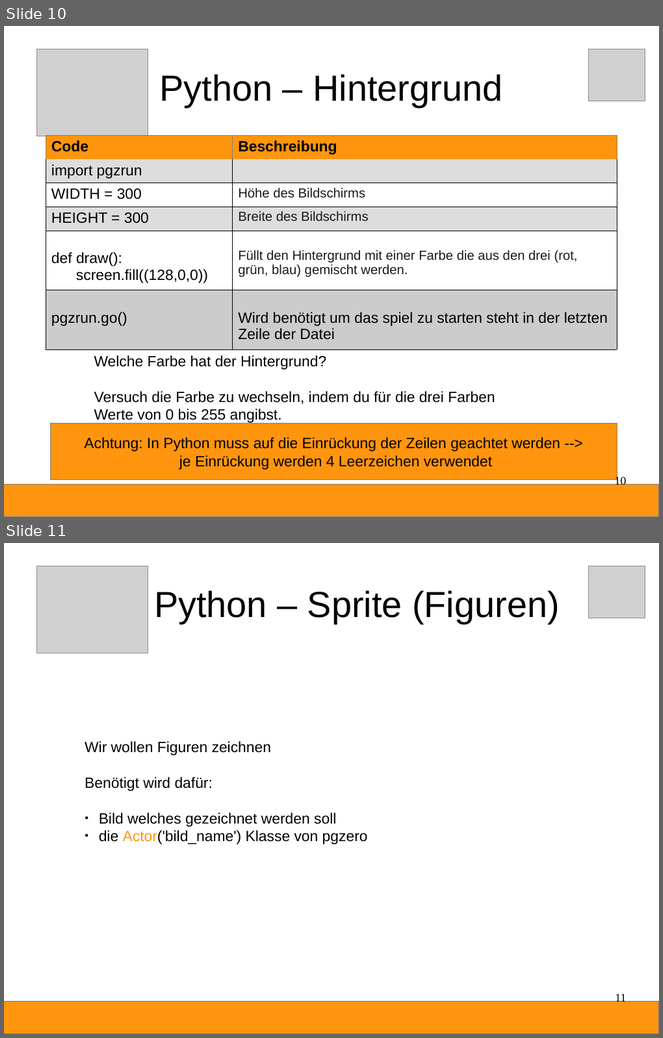
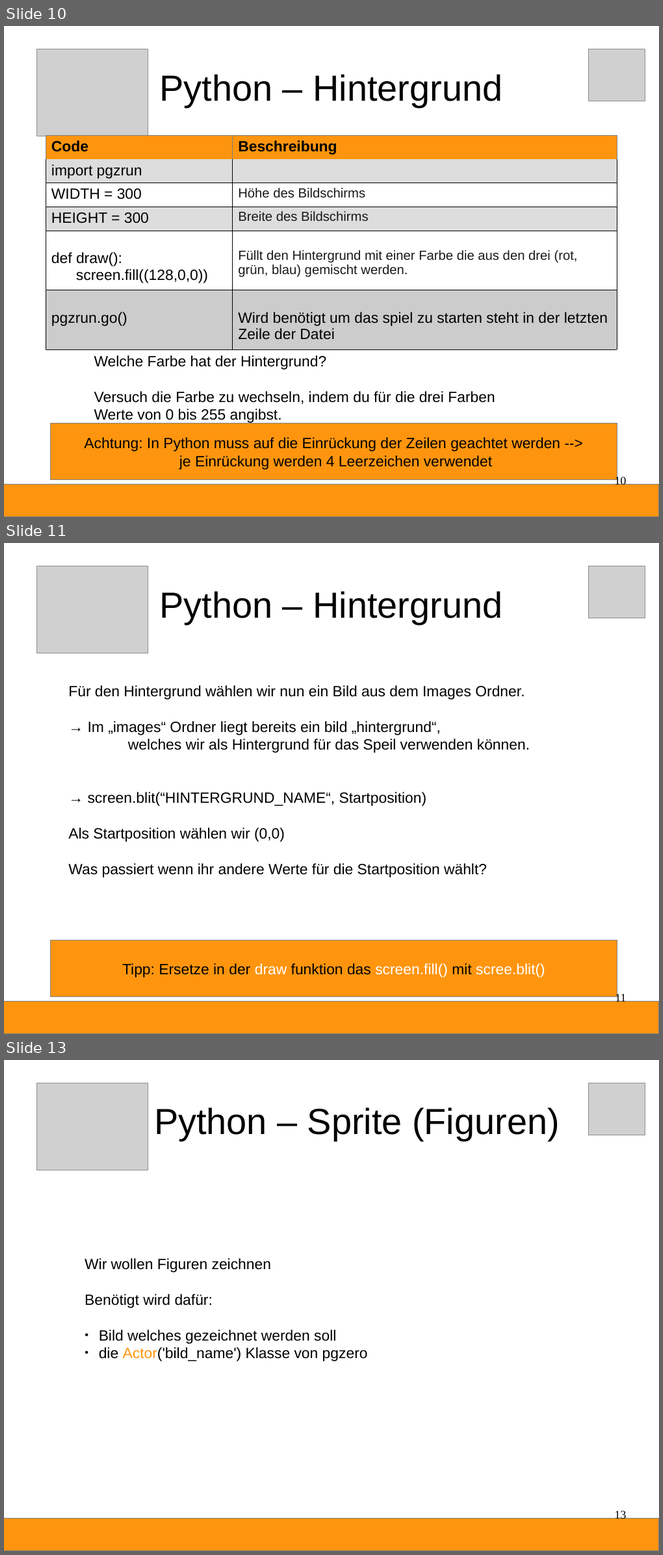
Before and after one commit to Devoxx4KidsDE/python-games, a slide deck: fruchthuhn/Python-Anleitung.odp. Shown one above the other, each under a label of ours: slides 10 and 11 before the commit, slides 10, 11 and 13 after it; the slides between them are not shown. The pictures are 663x1038 and 663x1555 pixels, drawn with LibreOffice and Linux fonts; fonts in the diff are those of the drawing; grey boxes stand for pictures. Boxes give left, top, right and bottom in pixels: in the first picture for what was removed or moved away, otherwise in the second. Text is boxed around its words. In the diff, an @@ line names an element or a change of style, - is before the commit and + after.

Commit message:
add description to draw the background image into screen

```diff
--- a/fruchthuhn/Python-Anleitung.odp
+++ b/fruchthuhn/Python-Anleitung.odp
@@ slide 11 added at [4, 543, 659, 1034], background #FFFFFF @@
@@ picture added at [36, 566, 148, 653] @@
@@ picture added at [589, 566, 645, 618] @@
@@ title added at [160, 591, 503, 624], 44 pt, text #000000 @@
+Python – Hintergrund
@@ text added at [68, 685, 530, 878], 18 pt, text #000000 @@
+Für den Hintergrund wählen wir nun ein Bild aus dem Images Ordner.
+→ Im „images“ Ordner liegt bereits ein bild „hintergrund“,
+welches wir als Hintergrund für das Speil verwenden können.
+→ screen.blit(“HINTERGRUND_NAME“, Startposition)
+Als Startposition wählen wir (0,0)
+Was passiert wenn ihr andere Werte für die Startposition wählt?
@@ rectangle added at [51, 941, 618, 997], fill #FF950E, outline #808080 0 pt, 18 pt, text #000000 @@
+Tipp: Ersetze in der draw funktion das screen.fill() mit scree.blit()
@@ rectangle added at [4, 1002, 659, 1034], fill #FF950E, outline #808080 0 pt @@
@@ page number added at [615, 993, 626, 1005], 14 pt, text #000000 @@
+11
@@ what was slide 11 is now slide 13 @@
@@ page number at [615, 1510, 627, 1522]: text changed @@
-11
+13
```
Also in this commit, not shown: 1 slide changed, 1 other slide added, 4 other files.
